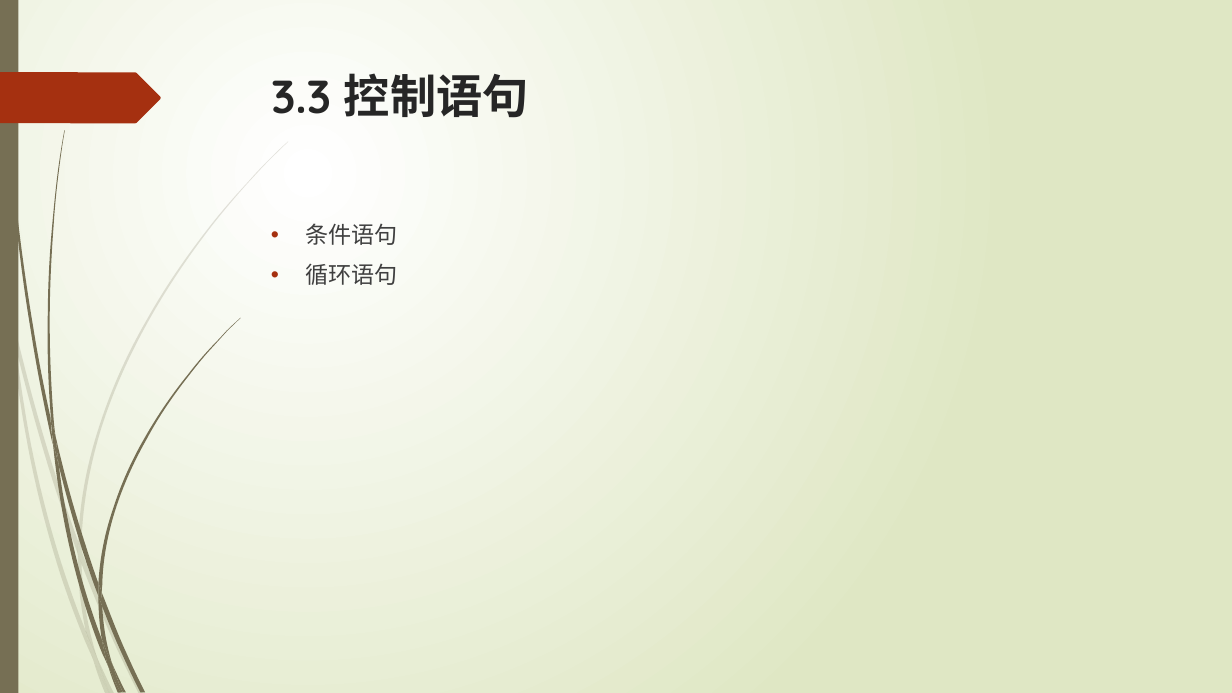
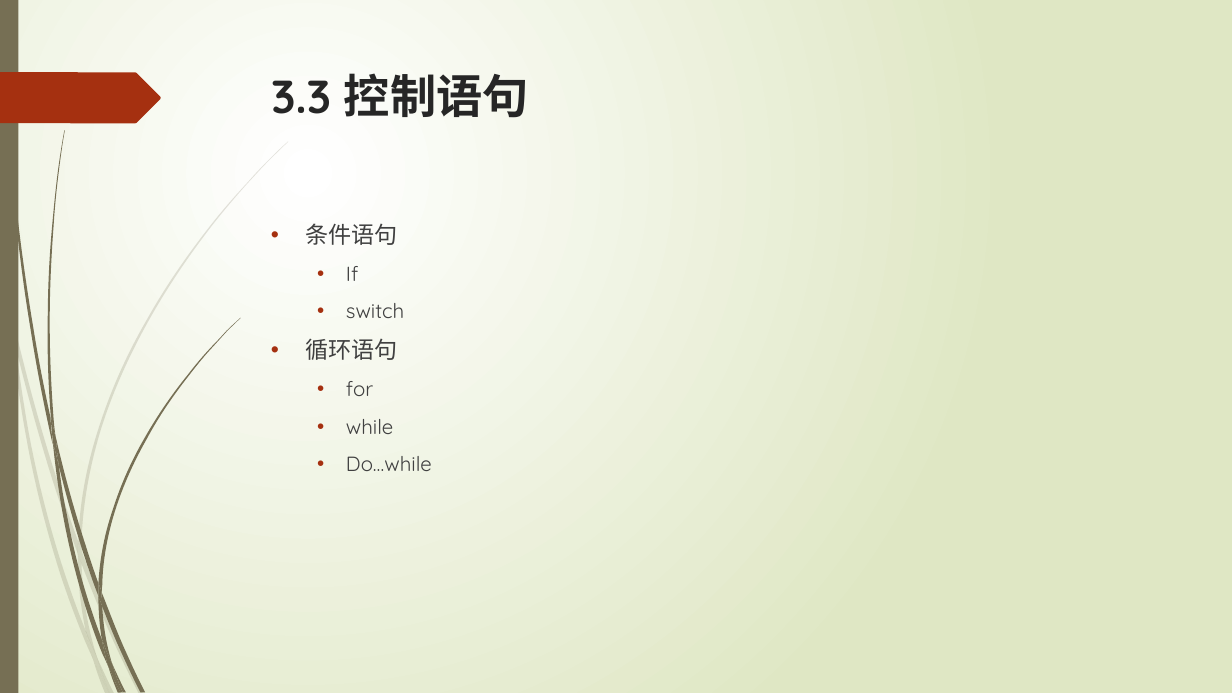
Before and after one commit to liuty2006/learn, a slide deck: slide 34 of learn_cpp/docs/C++语言培训.pptx. Drawn at 1232x693 pixels with LibreOffice and Linux fonts; fonts in the diff are those of the drawing. Boxes give left, top, right and bottom in pixels: in the first picture for what was removed or moved away, otherwise in the second. Text is boxed around its words. In the diff, an @@ line names an element or a change of style, - is before the commit and + after.

```diff
--- a/learn_cpp/docs/C++语言培训.pptx
+++ b/learn_cpp/docs/C++语言培训.pptx
@@ text at bbox=[346, 266, 404, 318]: paragraphs added @@
+  • If
+  • switch
@@ text at bbox=[346, 381, 432, 471]: paragraphs added @@
+  • for
+  • while
+  • Do…while
```
Also in this commit, not shown: 3 other slides changed, 2 other files.
